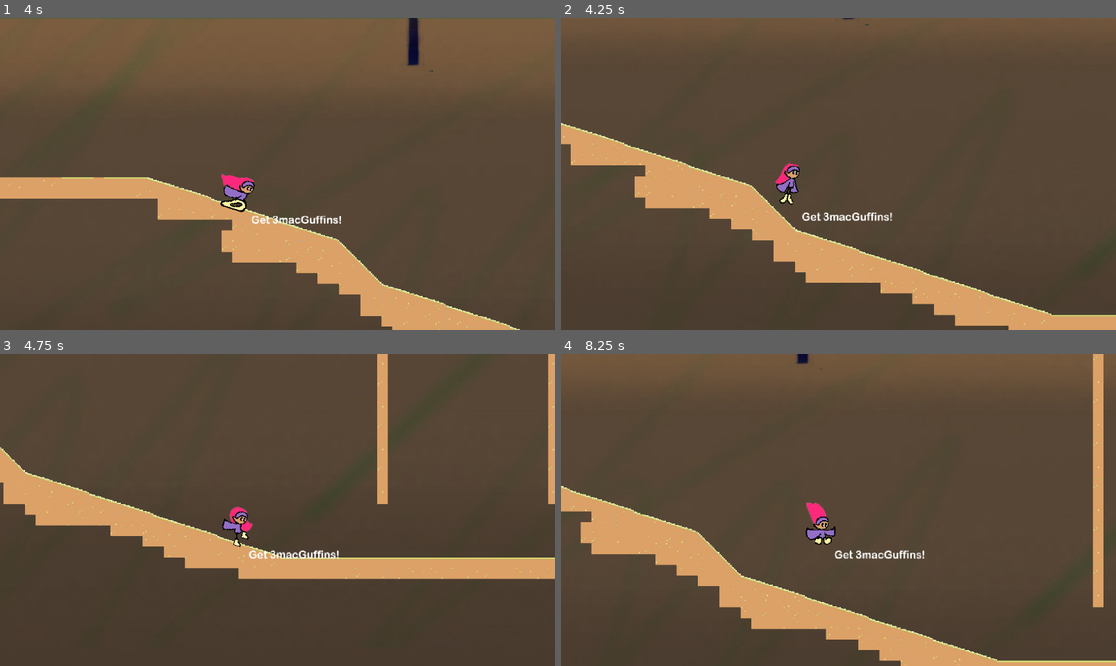
Above: before the commit, frames 1-4 (two rows, left to right).
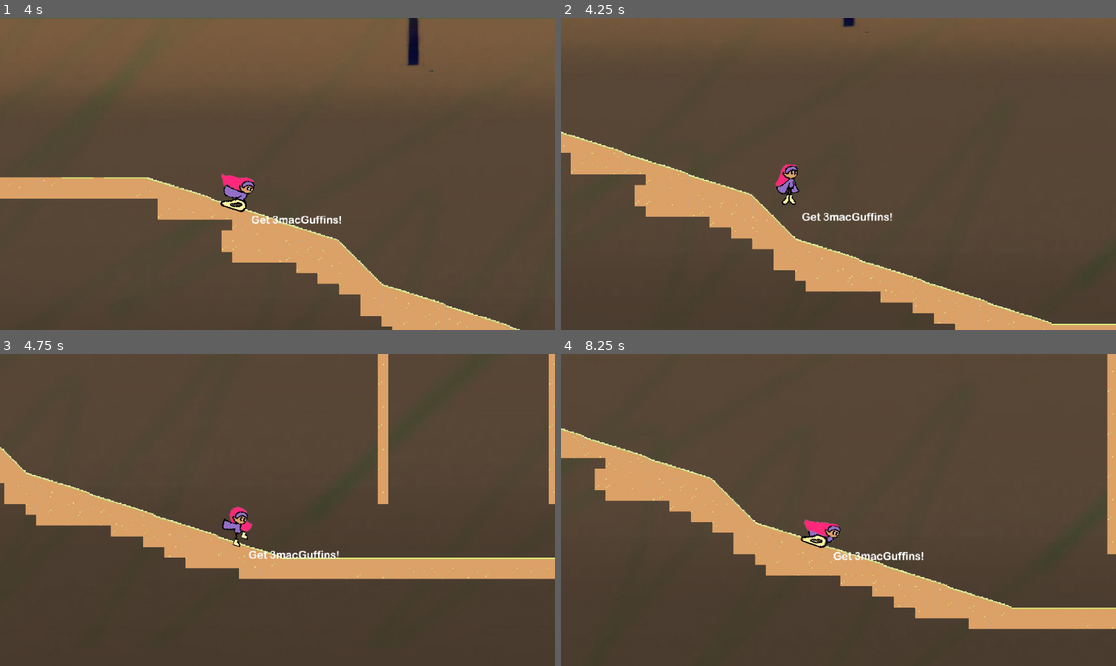
Above: after the commit, the same moments.

Repository: Proj-Lisa/Project-Lisa
Game: Godot game, scene res://Scenes/game.tscn
Same seed, same stepped clock (60 frames per second), same inputs: the game is played once before the commit and once after it.
Inputs:
- Up to frame 1 (4 s): tap Enter (ui_accept) at 0.5, 0.77, 1.25, 1.52, 3.02, 3.77 s; hold S (slide) 0.53-1.28 s; hold Right (ui_right) 0.53-2.03 s; tap W (dash) at 1.35 s; tap S (slide) at 1.55, 2.85, 3.8 s; hold Left (ui_left) 2.03-2.78 s; hold S (slide) 2.03-2.78 s; hold Right (ui_right) from 2.78 s (still down); hold W (dash) from 3.53 s (still down)
- Up to frame 2 (4.25 s): keep holding Right (ui_right); keep holding W (dash)
- Up to frame 3 (4.75 s): release Right (ui_right) at 4.28 s; release W (dash) at 4.28 s; hold Left (ui_left) from 4.28 s (still down); tap S (slide) at 4.35 s; tap Enter (ui_accept) at 4.52 s
- Up to frame 4 (8.25 s): release Left (ui_left) at 5.03 s; hold Right (ui_right) 5.03-5.78 s; hold S (slide) 5.03-5.78 s; tap Enter (ui_accept) at 5.75, 6.02, 6.77, 7.52 s; hold Left (ui_left) 5.78-7.28 s; tap W (dash) at 5.85 s; tap S (slide) at 6.05, 7.35 s; hold S (slide) 6.53-7.28 s; hold Right (ui_right) from 7.28 s (still down); hold W (dash) from 8.03 s (still down)

Frame 1 is identical in both runs. In frame 2, 6.2% of the frame differs, in the area x 0-100%, y 0-100%; in frame 3, 0.7%; in frame 4, 27%.

Commit message:
Fix Ramping and High/Long Jumps
Ramping is smoother but less boosty in both directions. Fixed a Long Jump bug on inclines. Nerfed High Jump.

Diff:
--- a/Scenes/game.tscn
+++ b/Scenes/game.tscn
@@ -161,7 +161,7 @@
 #speed thresholds
 const SPEED_MAX = 800
 const SPEED_3 = 700
-#const SPEED_THAT_RAMPS = 450
+const SPEED_THAT_RAMPS = 450
 const SPEED_THAT_BRAKES = 300
 const SPEED_2 = 240
 const SLOW_TO_MAX = ACCEL_MAIN + 1 			#must be greater than base movement to slow down
@@ -179,13 +179,13 @@
 
 #jump variants
 const HIGH_JUMP_X_PENALTY = 10 #move-toward-0 increment
-const LONG_JUMP_Y_PENALTY = 100
+const LONG_JUMP_Y_PENALTY = 200
 var jumpBoost = 0			#both based on percent of maxSpeed achieved, in the moment
 const JUMP_BOOST_FACTOR = 30#multiplies the timer by this # for the variable boost figure
-const MAX_JUMP_BOOST = 920	#halved for vertical
+const MAX_JUMP_BOOST = 980	#decreased vertical by HIGH_JUMP_FRACTION
 const HIGH_JUMP_BOOST = 2	#flat figure multiplied by JUMP_BOOST_FACTOR
 const MIN_SPEED_FOR_LONG_JUMP = 5
-const HIGH_JUMP_FRACTION = 0.75 #proportion of vertical jumpBoost applied during High Jump
+const HIGH_JUMP_FRACTION = 0.4 #proportion of vertical jumpBoost applied during High Jump
 
 #Mona hangs in the air if jump is held ever so slightly
 const HANGTIME_WINDOW = 10
@@ -288,9 +288,10 @@
 func _physics_process(delta: float) -> void:
 	#set default snap2ground height
 	floor_snap_length = FLOOR_SNAP
+	var isOnFloor = is_on_floor() #currently just for checking slope adjustments; replace all of these funcs?
 
 	# Add the gravity.
-	if not is_on_floor():
+	if not isOnFloor:
 		#check if diving: sliding in air
 		if Input.is_action_pressed(\"slide\"):
 			isDiving = true
@@ -318,7 +319,7 @@
 	#rotate the sprite to match terrain angle, but not while standing still
 	var floorNormal = get_floor_normal()
 	var spriteRotation = floorNormal.angle() + PI / 2
-	if is_on_floor():
+	if isOnFloor:
 		if abs(velocity.x) > MIN_SPEED_TO_ROTATE:
 			monaSprite.rotation = lerp_angle(monaSprite.rotation, spriteRotation, SPRITE_ROTATION_SPEED_GROUND * delta)
 		else:
@@ -327,29 +328,33 @@
 	else:
 		monaSprite.rotation = lerp_angle(monaSprite.rotation, 0, SPRITE_ROTATION_SPEED_AIR * delta)
 
+	#determine vertical direction; since physics does not use this value, it does not need to be numerical
+	if velocity.y > 0:
+		goingUp = false
+	else:
+		goingUp = true
+
 	#given steep terrain, hop up slopes
-	if is_on_floor():
-		if abs(velocity.x) > SPEED_2:
-			var currentSlopeAngle = direction * (rad_to_deg(floorNormal.angle())+90)
+	if isOnFloor: #if separated anyway, re-replace with function? if not, replace other funcs with this var?
+		if abs(velocity.x) > SPEED_THAT_RAMPS:
+			var currentSlopeAngle =(rad_to_deg(floorNormal.angle())+90)
+			var slopeRight = rad_to_deg(checkSlopeRight.get_collision_normal().angle())
+			var slopeLeft = rad_to_deg(checkSlopeLeft.get_collision_normal().angle())
+			#print(\"---\")
+			#print(\"Current: \" + str(currentSlopeAngle))
+			#print(\"L: \" + str(slopeLeft))
+			#print(\"R: \" + str(slopeRight))
 			if checkSlopeRight.is_colliding():
-				var slopeRight = rad_to_deg(checkSlopeRight.get_collision_normal().angle())
 				if slopeRight > 3 * currentSlopeAngle:
 					slopeVelocityAdjustment = SLOPE_MULTIPLIER * abs(slopeRight - currentSlopeAngle)
 					#print(\"right\" + str(slopeRight) + \"- current \" + str(currentSlopeAngle))
 			elif checkSlopeLeft.is_colliding():
-				var slopeLeft = rad_to_deg(checkSlopeRight.get_collision_normal().angle())
-				if slopeLeft < 3 * currentSlopeAngle:	#backwards because negative angles
+				if slopeLeft > 3 * currentSlopeAngle:	#backwards because negative angles
 					slopeVelocityAdjustment = SLOPE_MULTIPLIER * abs(slopeLeft - currentSlopeAngle)
 					#print(\"L\")
 			else:
 				slopeVelocityAdjustment = 0
 				#print(currentSlopeAngle)
-
-	#determine vertical direction; since physics does not use this value, it does not need to be numerical
-	if velocity.y > 0:
-		goingUp = false
-	else:
-		goingUp = true
 
 	#determines whether the stop is a hard stop for different behaviors at higher speed
 	if Input.is_action_pressed(\"move_Left\") and velocity.x > SPEED_THAT_BRAKES:
@@ -383,13 +388,13 @@
 			velocity.y += ACCEL_JUMP
 
 			#Long Jump
-			if Input.is_action_pressed(\"slide\"):
-				if is_on_floor():
+			if Input.is_action_pressed(\"slide\") and Input.is_action_just_pressed(\"jump\"):
+				if isOnFloor:
 					velocity.x += jumpBoost * direction
 					velocity.y += LONG_JUMP_Y_PENALTY
 			#High Jump
 			elif Input.is_action_pressed(\"dash\"):
-				if is_on_floor():
+				if isOnFloor:
 					velocity.y += jumpBoost * -1 #so it goes up
 					high_jump_moves_to_zero_x() #applies X penalty to stop sideways momentum gradually on ascent
 		#hangs on the wall, but doesnt cancel gravity
@@ -409,7 +414,7 @@
 
 	if abs(velocity.y) > MAX_JUMP or Input.is_action_just_released(\"jump\") or checkCeiling.is_colliding():
 		disableJump = true
-	if is_on_floor() and not Input.is_action_pressed(\"jump\"):
+	if isOnFloor and not Input.is_action_pressed(\"jump\"):
 		disableJump = false
 
 	#if still holding jump at the apex, then sustain the jump for a brief moment, scaled with horizontal speed
@@ -424,7 +429,7 @@
 		hangtime = 1
 
 	#play animations
-	if is_on_floor():
+	if isOnFloor:
 		smoothingTimer = 0 #for animation smoothing
 		if direction == 0:
 			if Input.is_action_pressed(\"dash\"):
@@ -470,7 +475,7 @@
 
 	#apply the movement
 	if direction:
-		if not is_on_floor():
+		if not isOnFloor:
 			if not disableHoriz: #for wallJumping
 				velocity.x += direction * ACCEL_AIR
 		else: #brake/Decel for a abrupt turns
@@ -501,7 +506,7 @@
 					monaCollisionTop.set_deferred(\"disabled\", true)
 					isSliding = true
 	#if not moving, slow down
-	elif is_on_floor(): #dont slow down in the air
+	elif isOnFloor: #dont slow down in the air
 		if not checkCeiling.is_colliding(): #wont slow down if would get stuck under an object
 			velocity.x = move_toward(velocity.x, 0, DECEL)
 		else:
--- a/Scenes/player.tscn
+++ b/Scenes/player.tscn
@@ -249,9 +249,9 @@
 hit_from_inside = true
 
 [node name="RayCast-SlopeRight" type="RayCast2D" parent="."]
-position = Vector2(16, -18)
+position = Vector2(16, -16)
 scale = Vector2(-3.37633, 0.153464)
 
 [node name="RayCast-SlopeLeft" type="RayCast2D" parent="."]
-position = Vector2(-9, -18)
+position = Vector2(-9, -16)
 scale = Vector2(-3.37633, 0.153464)
